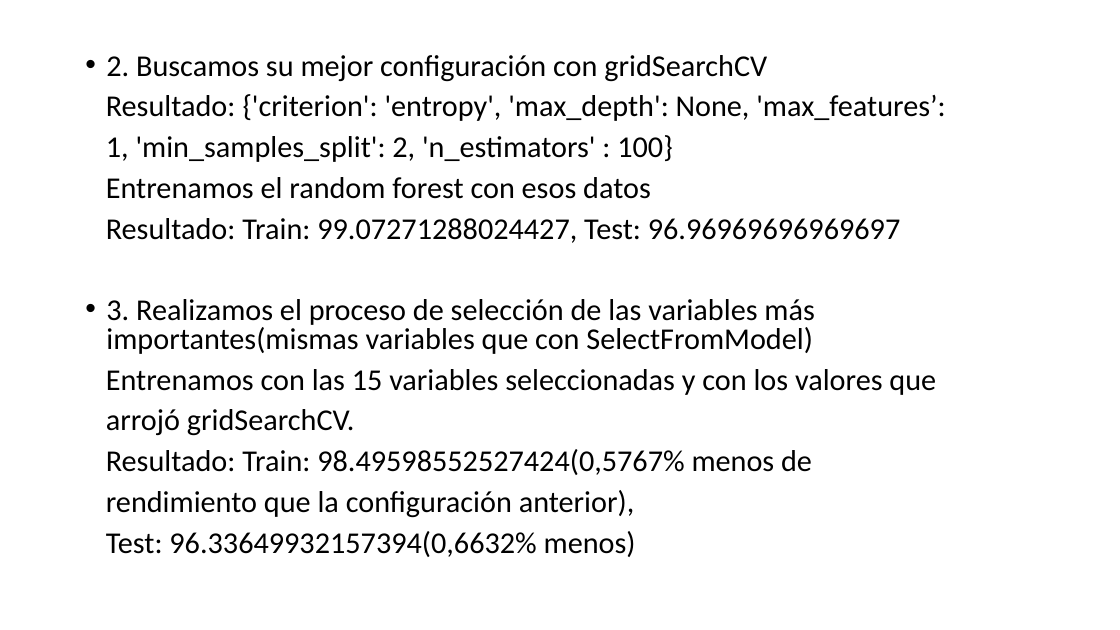
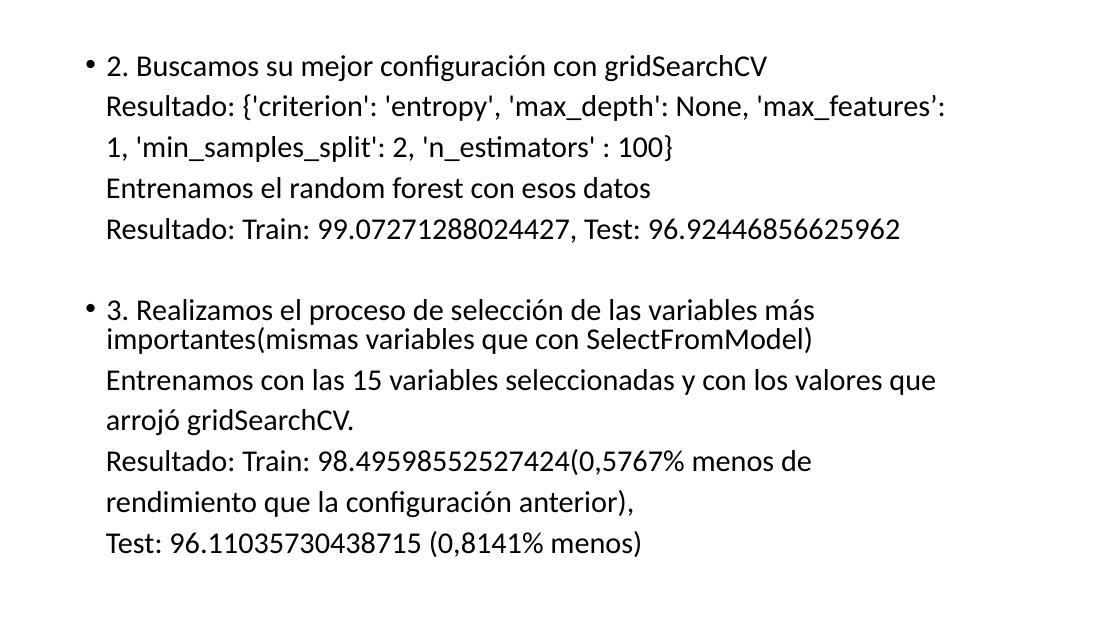
Before and after one commit to FernandoWajl/mineria-datos-phising, a slide deck: slide 9 of Trabajo final/presentacion phishing.pptx. Drawn at 1120x630 pixels with LibreOffice and Linux fonts; fonts in the diff are those of the drawing. Boxes give left, top, right and bottom in pixels: in the first picture for what was removed or moved away, otherwise in the second. Text is boxed around its words. In the diff, an @@ line names an element or a change of style, - is before the commit and + after.

```diff
--- a/Trabajo final/presentacion phishing.pptx
+++ b/Trabajo final/presentacion phishing.pptx
@@ text at [106, 218, 901, 243]: text changed @@
-Resultado: Train: 99.07271288024427, Test: 96.96969696969697
+Resultado: Train: 99.07271288024427, Test: 96.92446856625962
@@ text at [106, 531, 642, 557]: text changed @@
-Test: 96.33649932157394(0,6632% menos)
+Test: 96.11035730438715 (0,8141% menos)
```
Also in this commit, not shown: 4 other slides changed, 2 other files.
